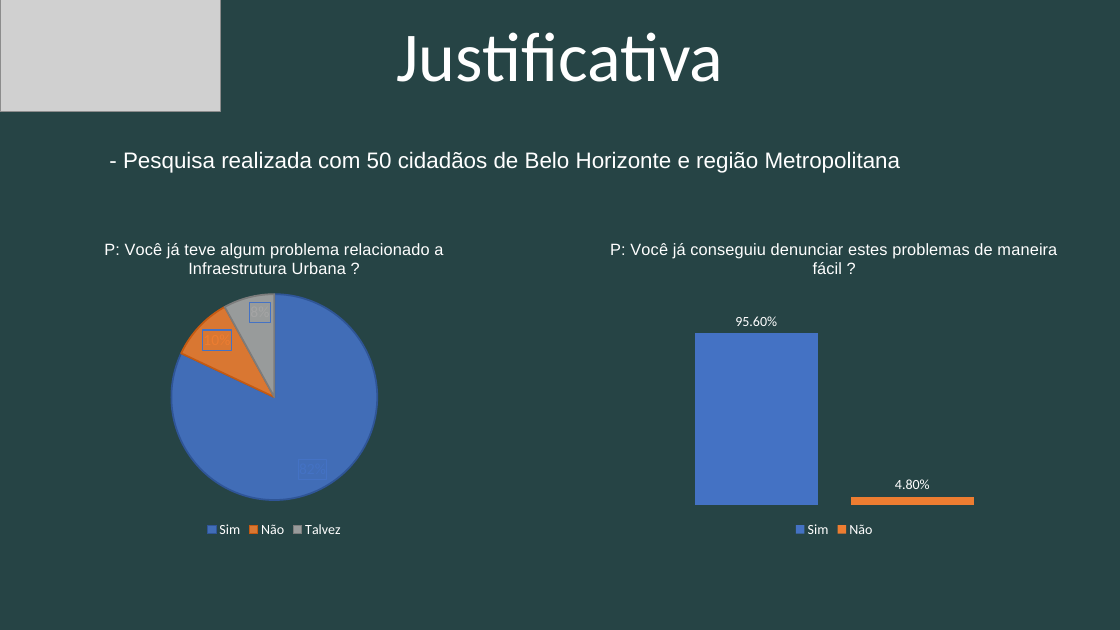
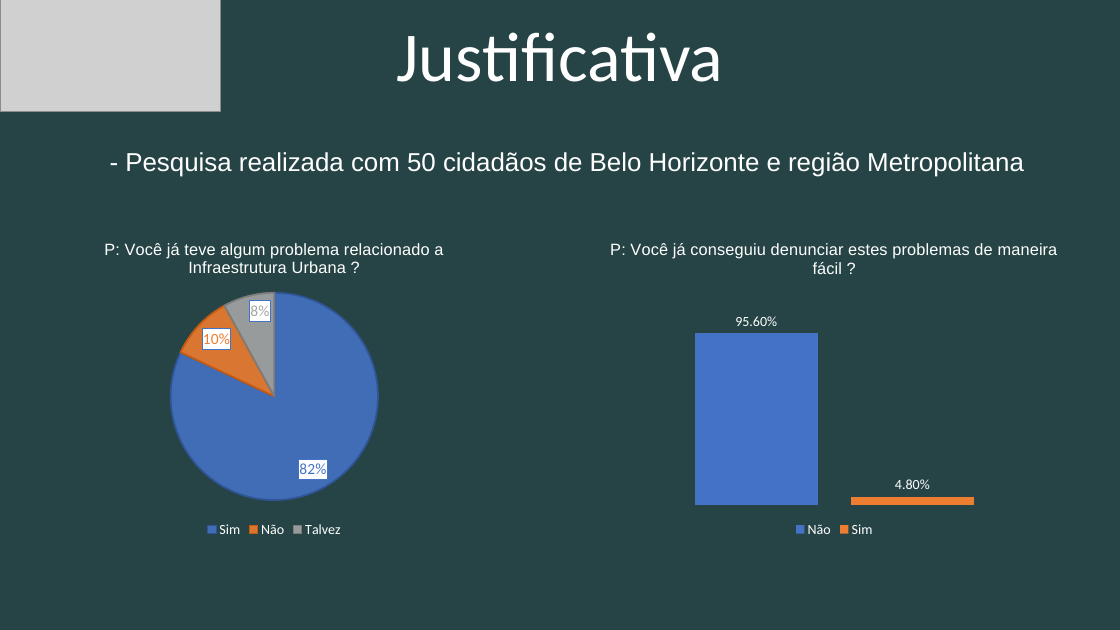
Before and after one commit to ICEI-PUC-Minas-PPLES-TI/plf-es-2020-2-tiii-0940100-cit, a slide deck: slide 4 of Divulgacao/Apresentacao/ProjetoCIT.pptx. Drawn at 1120x630 pixels with LibreOffice and Linux fonts; fonts in the diff are those of the drawing; grey boxes stand for pictures. Boxes give left, top, right and bottom in pixels: in the first picture for what was removed or moved away, otherwise in the second. Text is boxed around its words. In the diff, an @@ line names an element or a change of style, - is before the commit and + after.

```diff
--- a/Divulgacao/Apresentacao/ProjetoCIT.pptx
+++ b/Divulgacao/Apresentacao/ProjetoCIT.pptx
@@ subtitle "- Pesquisa realizada com 50 ..." at (125, 152, 1024, 177): size 19.2 to 22.2 pt @@
@@ pie chart at (0, 225, 549, 541) @@
@@ title "P: Você já teve algum problema relacionado a Infraestrutura Urbana ?" to "P: Você já teve algum problema relacionado a Infraestrutura Urbana ? " @@
@@ Series 1, Sim: 82 to 0.82 @@
@@ Series 1, Não: 10 to 0.1 @@
@@ Series 1, Talvez: 8 to 0.08 @@
@@ data labels of Series 1 changed @@
@@ lettering changed @@
@@ column chart at (549, 225, 1120, 541) @@
@@ title "P: Você já conseguiu denunciar estes problemas de maneira fácil ?" to "P: Você já conseguiu denunciar estes problemas de maneira fácil ? " @@
-Sim: 0.956
+Não: 0.956
@@ data labels of Não changed @@
@@ colours of single points changed @@
-Não: 0.048
+Sim: 0.048
@@ data labels of Sim changed @@
@@ value axis changed @@
@@ lettering changed @@
```
Also in this commit, not shown: 7 other slides changed.
